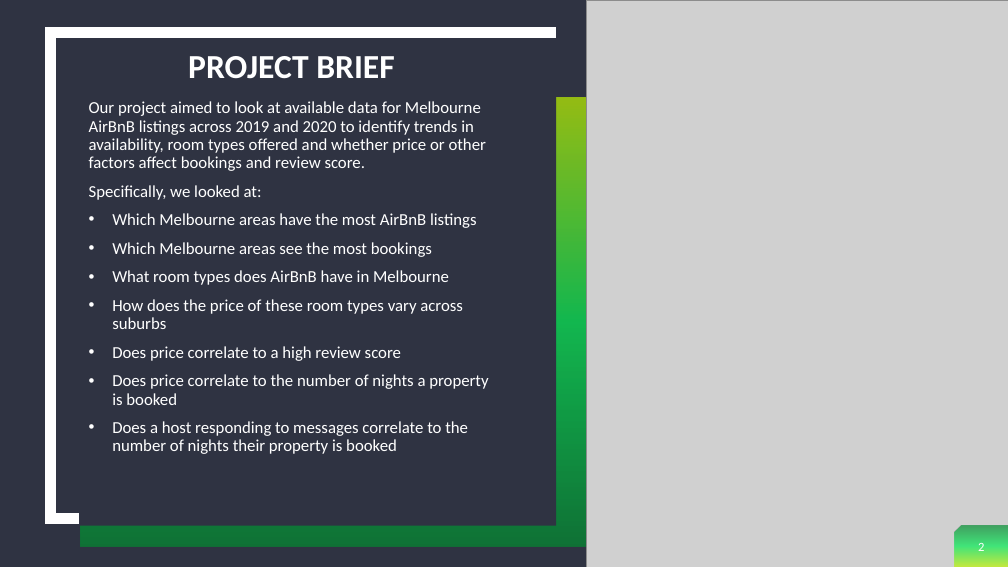
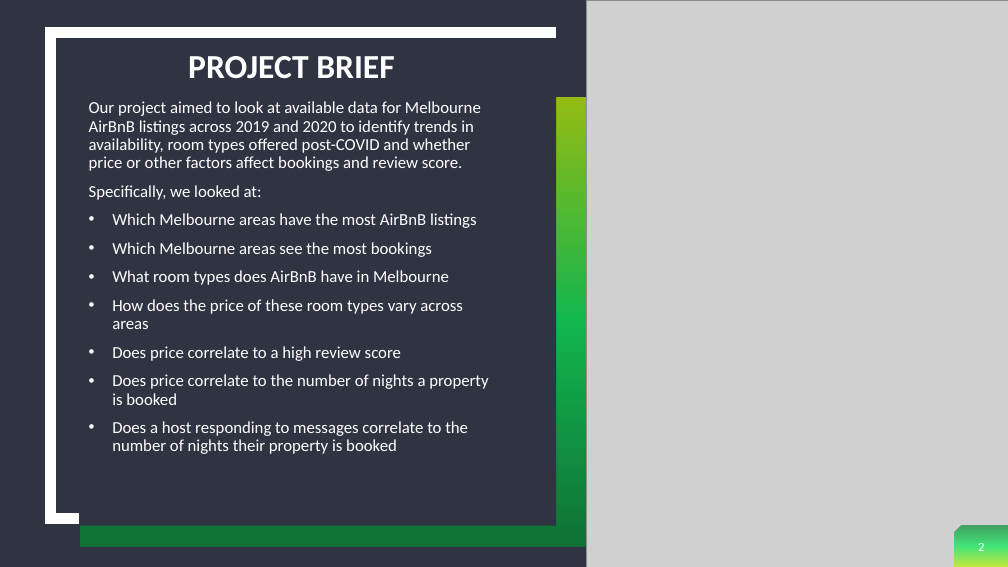
Before and after one commit to cjdance/Project_1, a slide deck: slide 2 of AirBnb Project - Sherin, Neena and Cody.pptx. Drawn at 1008x567 pixels with LibreOffice and Linux fonts; fonts in the diff are those of the drawing; grey boxes stand for pictures. Boxes give left, top, right and bottom in pixels: in the first picture for what was removed or moved away, otherwise in the second. Text is boxed around its words. In the diff, an @@ line names an element or a change of style, - is before the commit and + after.

```diff
--- a/AirBnb Project - Sherin, Neena and Cody.pptx
+++ b/AirBnb Project - Sherin, Neena and Cody.pptx
@@ text at [89,101,481,171]: text changed @@
-Our project aimed to look at available data for Melbourne AirBnB listings across 2019 and 2020 to identify trends in availability, room types offered and whether price or other factors affect bookings and review score.
+Our project aimed to look at available data for Melbourne AirBnB listings across 2019 and 2020 to identify trends in availability, room types offered post-COVID and whether price or other factors affect bookings and review score.
@@ text at [112,299,463,329]: text changed @@
-• How does the price of these room types vary across suburbs
+• How does the price of these room types vary across areas
```
Also in this commit, not shown: 1 other slide changed, 1 other file.
